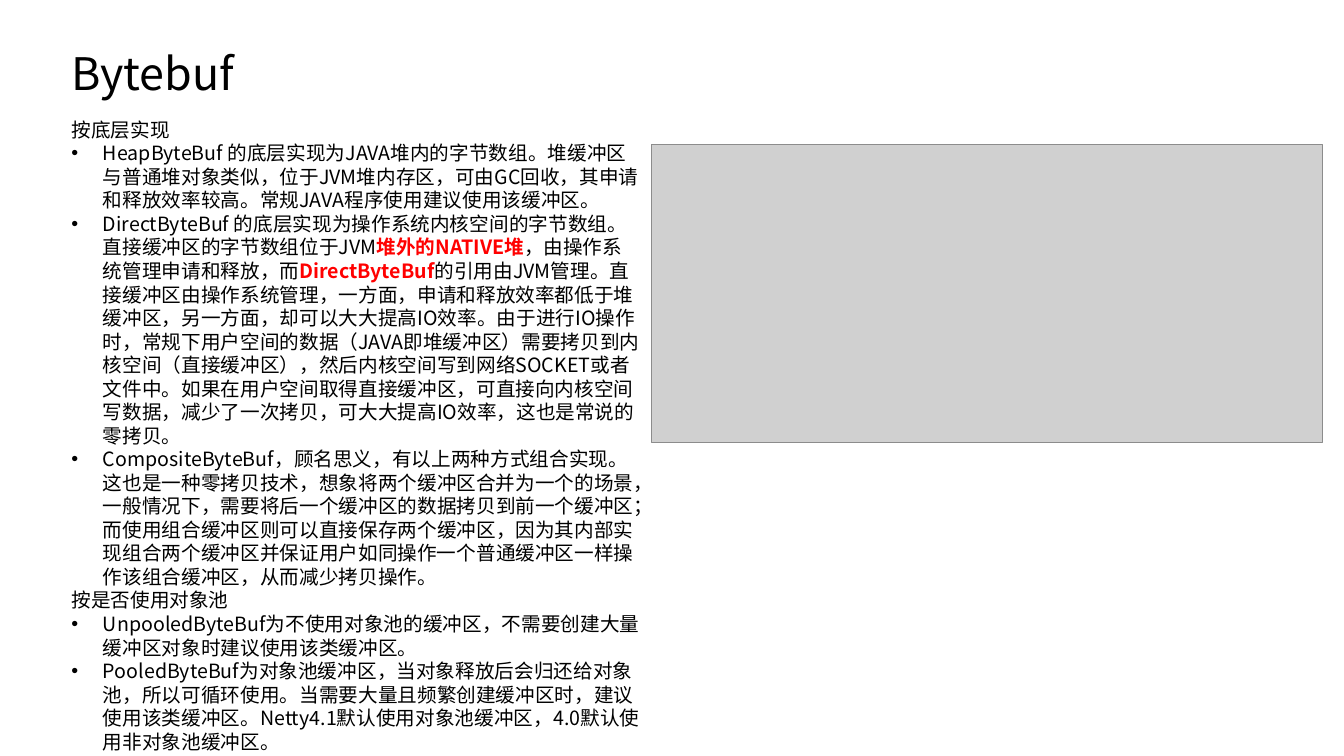
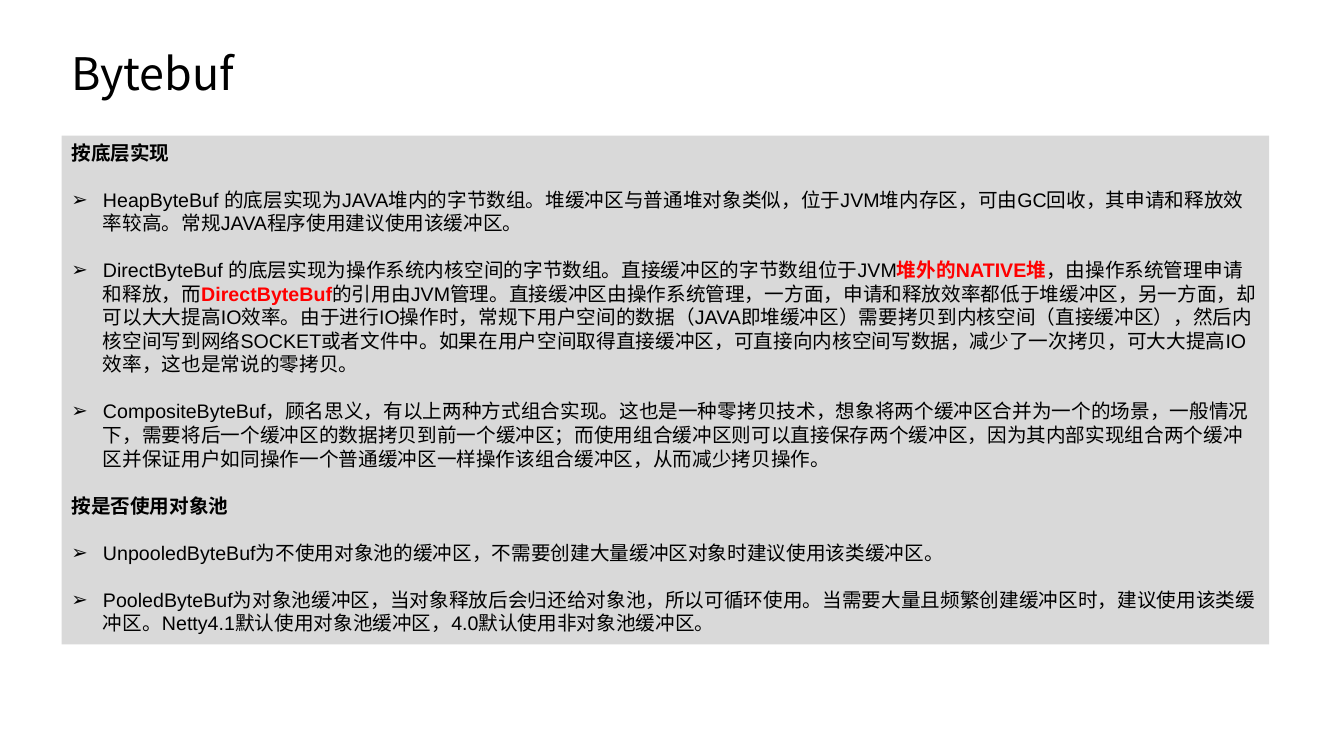
Before and after one commit to taomee517/netty-notes, a slide deck: slide 41 of Netty分享.pptx. Drawn at 1344x756 pixels with LibreOffice and Linux fonts; fonts in the diff are those of the drawing; grey boxes stand for pictures. Boxes give left, top, right and bottom in pixels: in the first picture for what was removed or moved away, otherwise in the second. Text is boxed around its words. In the diff, an @@ line names an element or a change of style, - is before the commit and + after.

```diff
--- a/Netty分享.pptx
+++ b/Netty分享.pptx
@@ rectangle "按底层实现": place and size @@
-rectangle "按底层实现" at [71, 120, 653, 751]
+rectangle "按底层实现" at [62, 136, 1269, 645]
@@ rectangle "按底层实现" at [62, 136, 1269, 645]: bold on in "按底层实现", "按是否使用对象池"; font Noto Sans CJK SC to Arial; bullet • to ➢; fill none to #D9D9D9 @@
@@ picture removed at [652, 144, 1324, 442] @@
```
Also in this commit, not shown: 22 other slides changed, 1 slide added, 1 slide removed.
